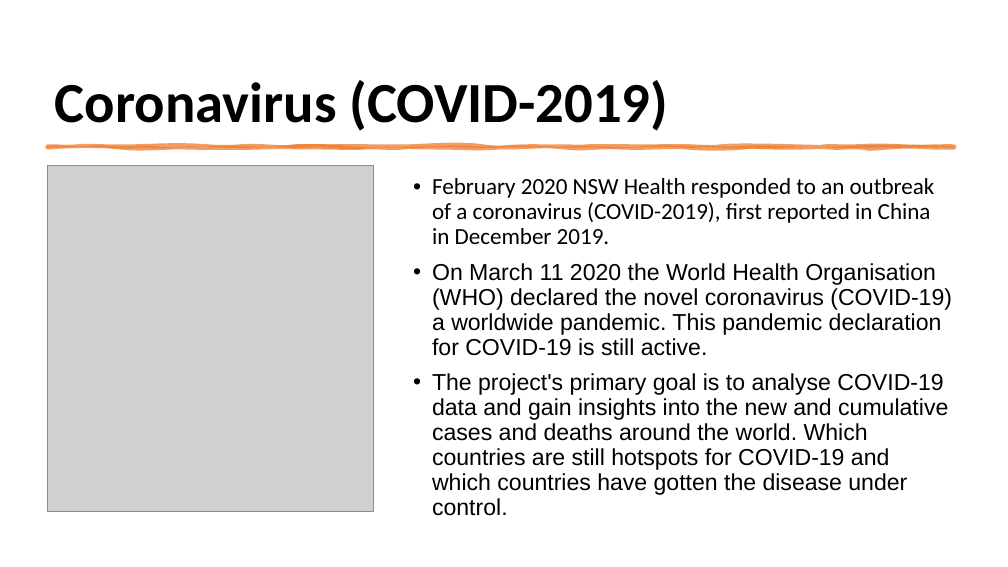
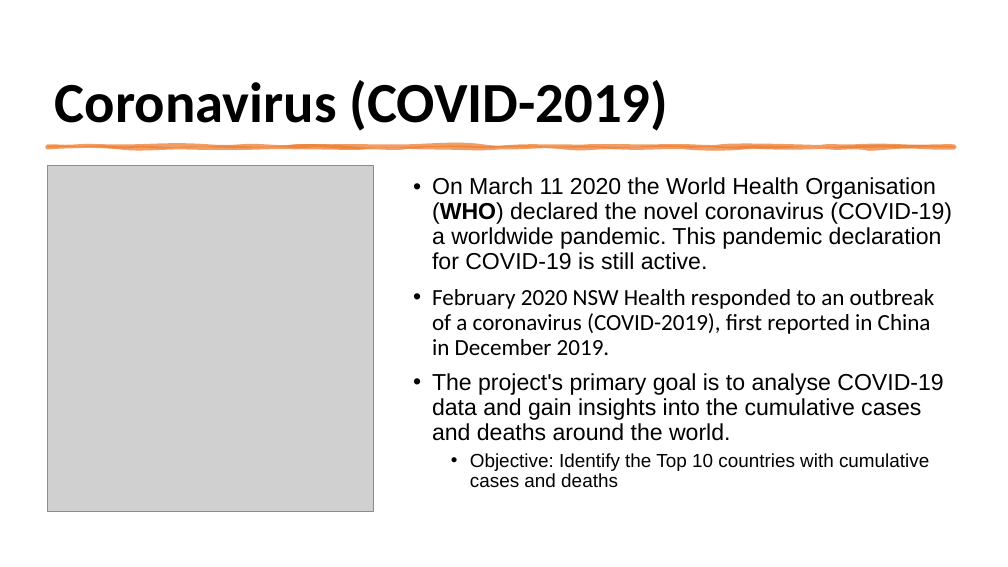
Before and after one commit to RLButch/Group-3-project-Covid-19-analysis, a slide deck: slide 3 of Project3Presentation.pptx. Drawn at 1008x567 pixels with LibreOffice and Linux fonts; fonts in the diff are those of the drawing; grey boxes stand for pictures. Boxes give left, top, right and bottom in pixels: in the first picture for what was removed or moved away, otherwise in the second. Text is boxed around its words. In the diff, an @@ line names an element or a change of style, - is before the commit and + after.

```diff
--- a/Project3Presentation.pptx
+++ b/Project3Presentation.pptx
@@ text at <box>432,177,952,270</box>: paragraph added @@
+• On March 11 2020 the World Health Organisation (WHO) declared the novel coronavirus (COVID-19) a worldwide pandemic. This pandemic declaration for COVID-19 is still active.
@@ text at <box>432,373,943,488</box>: text changed @@
-• On March 11 2020 the World Health Organisation (WHO) declared the novel coronavirus (COVID-19) a worldwide pandemic. This pandemic declaration for COVID-19 is still active.
-• The project's primary goal is to analyse COVID-19 data and gain insights into the new and cumulative cases and deaths around the world. Which countries are still hotspots for COVID-19 and which countries have gotten the disease under control.
+• The project's primary goal is to analyse COVID-19 data and gain insights into the cumulative cases and deaths around the world.
+  • Objective: Identify the Top 10 countries with cumulative cases and deaths
```
Also in this commit, not shown: 8 other slides changed, 1 slide removed, 3 other files.
